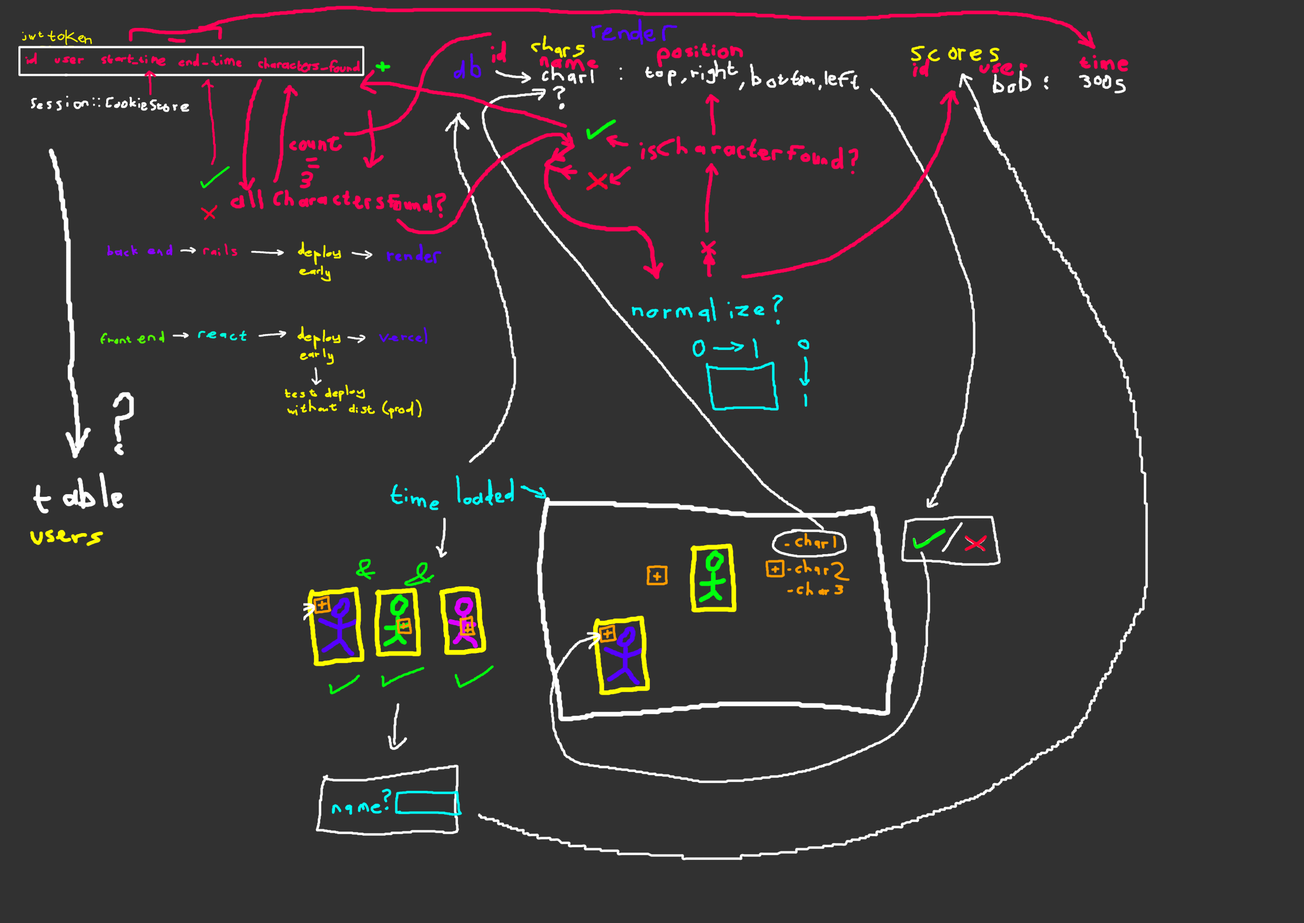
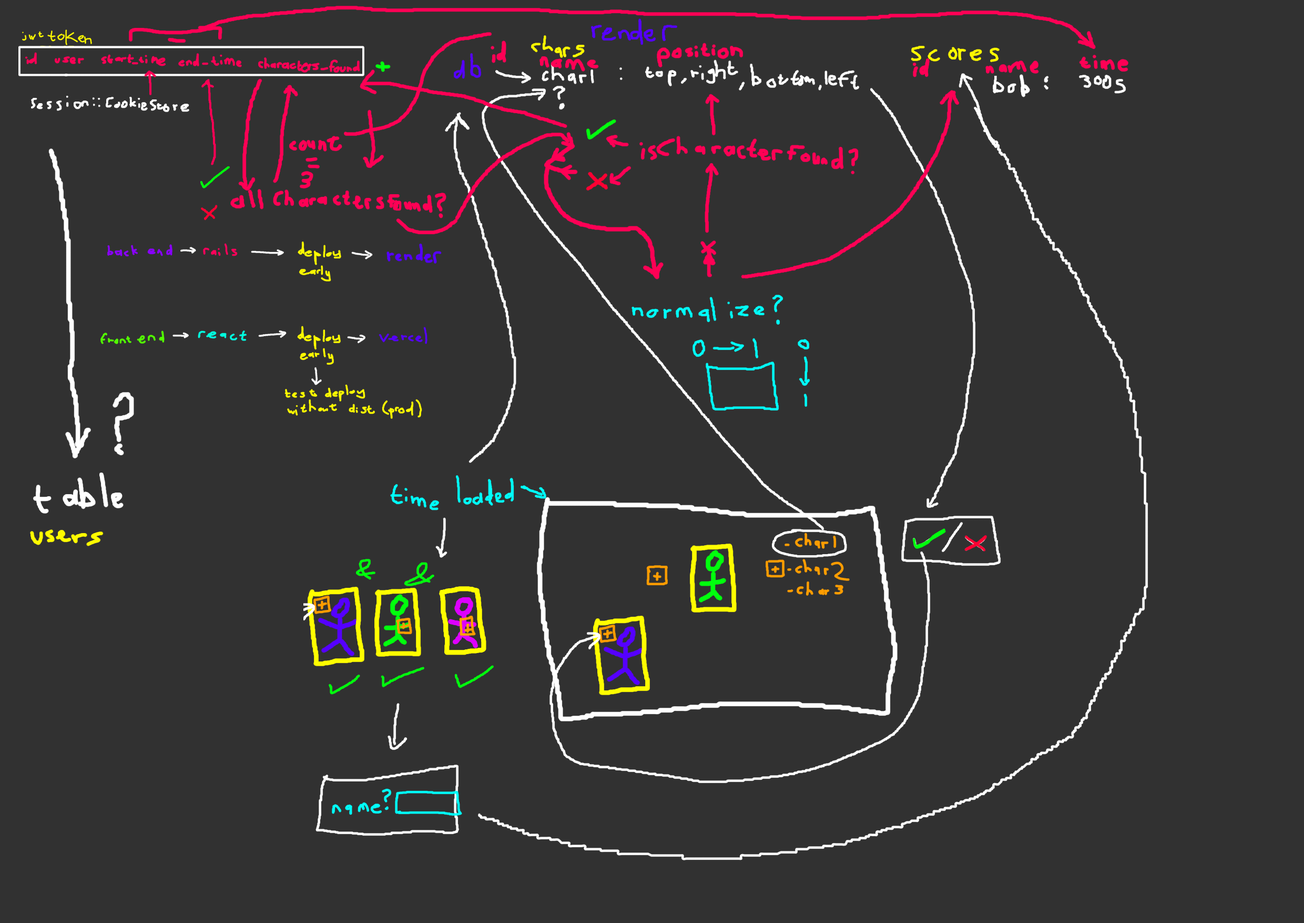
Layers edited between the first and the second (1304, 923) image:
painted on "Paint Layer 1" over [979, 60, 1040, 98]
